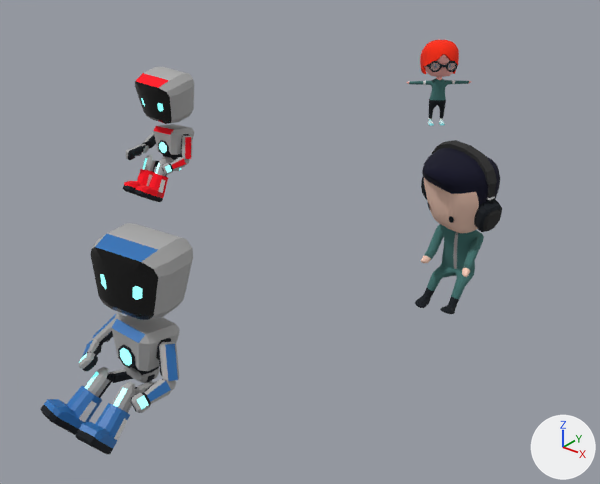
The glTF model app/prototypes/0.0.2/public/test/zamboni-crew.glb, before and after one commit.
Camera for both pictures: a 50 mm camera at (3.66, -5.74, 6.65) aimed at (-0.2, -0.91, 3.65). The lights are fixed; the arrows at lower right show +X, +Y and +Z. The first picture is the older version. Where no turn or scale is listed for an object, it has been applied to the vertices.

In view in the first picture: 'Adam (Blue) - Adam Blue.001', 'Adam (Red) - Droid.002', 'Dr. KaufmanMesh.003', 'Dr. Ogawa - Dr. KaufmanMesh.008', 'Dr. Ogawa - Headphones'.
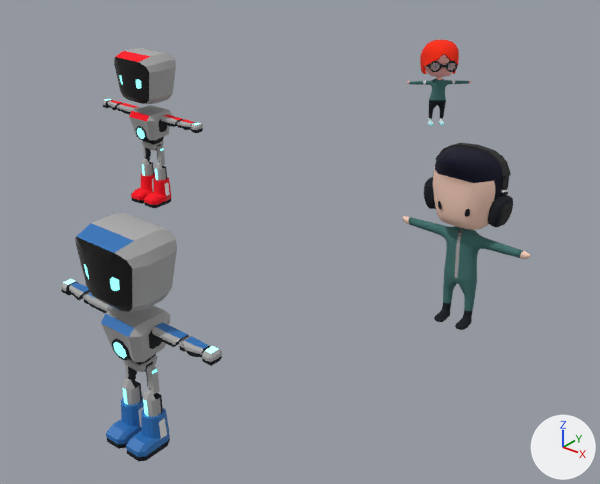
Location of each change, [x1, y1, x2, y2] in pixels of the pictures (600 x 484 px):
'Adam (Blue) - Adam Blue.001', deleted
    before: [41, 223, 193, 454]
    faces in mat_gray (grey #acacac): [79, 223, 193, 413]
    faces in mat_blue (blue #2872b9): [44, 234, 178, 448]
    faces in mat_black_mirror (dark grey #414141): [91, 247, 158, 320]
    faces in mat_black (black #000b16): [41, 316, 171, 454]
    faces in mat_shiny (white #e7e7e7, glowing cyan #00fff7): [79, 274, 149, 409]
'Adam Blue', added
    after: [61, 213, 222, 461]
    faces in mat_gray (grey #acacac): [61, 213, 222, 417]
    faces in mat_blue (blue #2872b9): [71, 223, 209, 457]
    faces in mat_black_mirror (dark grey #414141): [75, 237, 132, 312]
    faces in mat_black (black #000b16): [61, 281, 222, 461]
    faces in mat_shiny (white #e7e7e7, glowing cyan #00fff7): [63, 264, 218, 416]
'Dr. Ogawa Mesh', added
    after: [402, 147, 531, 330]
    faces in mat_teal_dark (dark cyan #427370): [412, 218, 520, 311]
    faces in mat_skin_asian (beige #ffd5c1): [402, 168, 531, 259]
    faces in mat_blue_black (black #000020): [435, 147, 504, 200]
    faces in mat_black (black #000b16): [434, 201, 473, 330]
    faces in mat_gray (grey #acacac): [454, 233, 461, 278]
'Dr. Ogawa - Dr. KaufmanMesh.008', deleted
    before: [415, 148, 500, 314]
    faces in mat_blue_black (black #000020): [422, 148, 500, 207]
    faces in mat_teal_dark (dark cyan #427370): [424, 224, 484, 299]
    faces in mat_skin_asian (beige #ffd5c1): [421, 178, 479, 277]
    faces in mat_black (black #000b16): [415, 202, 459, 314]
    faces in mat_gray (grey #acacac): [453, 232, 458, 269]
'Adam Red Mesh', added
    after: [102, 47, 203, 208]
    faces in mat_gray (grey #acacac): [102, 47, 203, 180]
    faces in mat_red (red #ff001c): [110, 51, 195, 205]
    faces in mat_black_mirror (dark grey #414141): [114, 57, 149, 104]
    faces in mat_black (black #000b16): [103, 100, 203, 208]
    faces in mat_shiny (white #e7e7e7, glowing cyan #00fff7): [105, 75, 201, 180]
'Adam (Red) - Droid.002', deleted
    before: [123, 67, 194, 202]
    faces in mat_gray (grey #acacac): [126, 67, 194, 175]
    faces in mat_red (red #ff001c): [124, 73, 191, 198]
    faces in mat_black_mirror (dark grey #414141): [135, 81, 172, 124]
    faces in mat_black (black #000b16): [123, 134, 189, 202]
    faces in mat_shiny (white #e7e7e7, glowing cyan #00fff7): [141, 98, 181, 174]
'Dr. Ogawa - Headphones', deleted
    before: [421, 140, 502, 232]
    faces in mat_dark_gray_001 (black #2c2c2c): [432, 140, 501, 231]
    faces in mat_black (black #000b16): [421, 176, 502, 232]
'Headphones', added
    after: [424, 143, 513, 227]
    faces in mat_dark_gray_001 (black #2c2c2c): [424, 143, 513, 225]
    faces in mat_black (black #000b16): [424, 177, 513, 227]

Diff of the bpy script that builds the scene:
```diff
--- a/app/prototypes/0.0.2/public/test/zamboni-crew.glb.py
+++ b/app/prototypes/0.0.2/public/test/zamboni-crew.glb.py
@@ ob_adam__blue____adam_blue_001 @@
-ob_adam__blue____adam_blue_001 = bpy.data.objects.new('Adam (Blue) - Adam Blue.001', me_icosphere_023)
@@ ob_adam__red____droid_002 @@
-ob_adam__red____droid_002 = bpy.data.objects.new('Adam (Red) - Droid.002', me_icosphere_018)
@@ ob_dr__ogawa___dr__kaufmanmesh_008 @@
-ob_dr__ogawa___dr__kaufmanmesh_008 = bpy.data.objects.new('Dr. Ogawa - Dr. KaufmanMesh.008', me_icosphere_024)
@@ ob_dr__ogawa___headphones @@
-ob_dr__ogawa___headphones = bpy.data.objects.new('Dr. Ogawa - Headphones', me_plane_003)
@@ ob_headphones @@
+ob_headphones = bpy.data.objects.new('Headphones', me_plane_001)  # 368 vertices, 728 faces; spans x -0.298..0.298, y -0.106..0.073, z -0.233..0.229; in mat_dark_gray_001 (black #2c2c2c), mat_black (black #000b16), mat_white (white #e7e7e7)
+ob_headphones.location = (1.442, -1.255, 4.704)
@@ ob_dr__ogawa_mesh @@
+ob_dr__ogawa_mesh = bpy.data.objects.new('Dr. Ogawa Mesh', me_icosphere_022)  # 1644 vertices, 3256 faces; spans x -0.463..0.463, y -0.272..0.191, z -0.009..1.214; in mat_black (black #000b16), mat_teal_dark (dark cyan #427370), mat_skin_asian (beige #ffd5c1), mat_gray (grey #acacac), mat_teal_darkest (dark cyan #3a6563), mat_white_emission (white #ffffff, glowing beige #ffdbc4), mat_gray_metal (grey #797979), mat_blue_black (black #000020)
+ob_dr__ogawa_mesh.location = (1.442, -1.27, 3.712)
@@ ob_adam_red_mesh @@
+ob_adam_red_mesh = bpy.data.objects.new('Adam Red Mesh', me_icosphere_002)  # 684 vertices, 1304 faces; spans x -0.571..0.571, y -0.169..0.18, z -0.015..1.26; in mat_black (black #000b16), mat_gray (grey #acacac), mat_gray_medium (grey #a3a3a3), mat_white (white #e7e7e7), mat_red (red #ff001c), mat_shiny (white #e7e7e7, glowing cyan #00fff7), mat_red_dark (red #cc0016), mat_black_mirror (dark grey #414141)
+ob_adam_red_mesh.location = (-1.433, -1.374, 3.866)
@@ ob_adam_blue @@
+ob_adam_blue = bpy.data.objects.new('Adam Blue', me_icosphere_001)  # 684 vertices, 1304 faces; spans x -0.571..0.571, y -0.169..0.18, z -0.015..1.26; in mat_shiny (white #e7e7e7, glowing cyan #00fff7), mat_white (white #e7e7e7), mat_gray (grey #acacac), mat_gray_medium (grey #a3a3a3), mat_blue (blue #2872b9), mat_black (black #000b16), mat_black_mirror (dark grey #414141)
+ob_adam_blue.location = (0.732, -3.45, 3.712)
```
